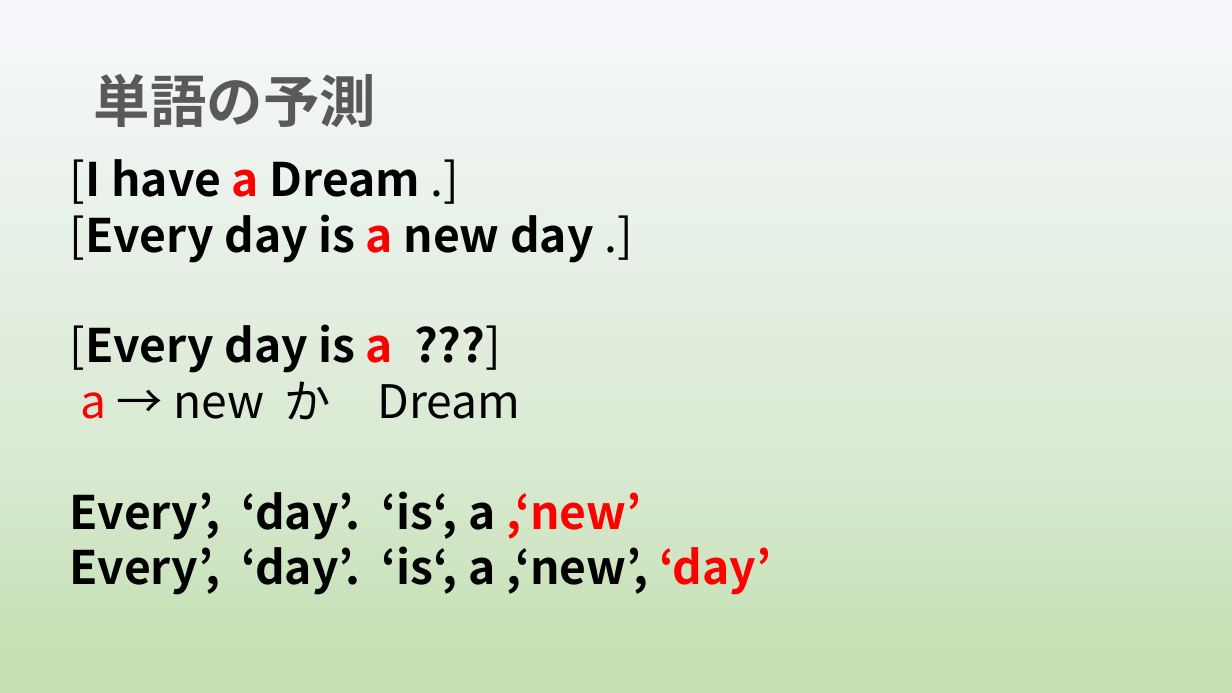
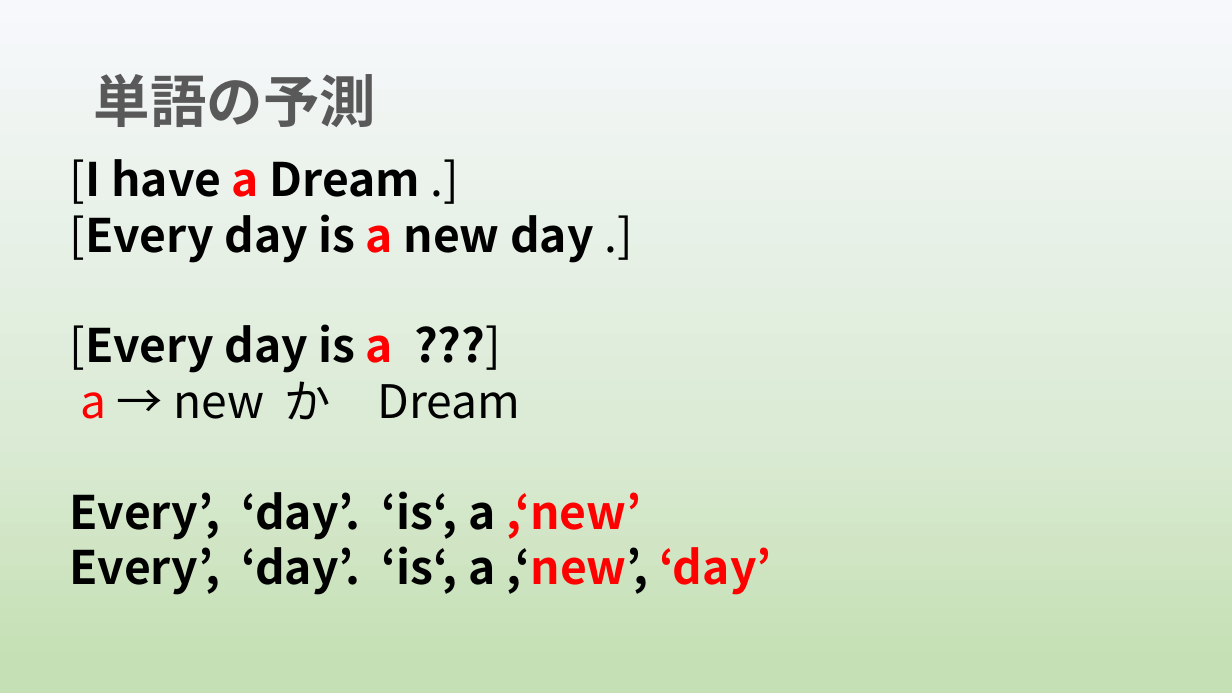
Before and after one commit to yoshitake266/bitComposer_prj, a slide deck: slide 6 of presentation/bit Composer2.pptx. Drawn at 1232x693 pixels with LibreOffice and Linux fonts; fonts in the diff are those of the drawing. Boxes give left, top, right and bottom in pixels: in the first picture for what was removed or moved away, otherwise in the second. Text is boxed around its words. In the diff, an @@ line names an element or a change of style, - is before the commit and + after.

```diff
--- a/presentation/bit Composer2.pptx
+++ b/presentation/bit Composer2.pptx
@@ text at (70, 537, 771, 595): text colour #000000 to #FF0000 in ",‘new’," @@
```
Also in this commit, not shown: 1 other slide changed.
